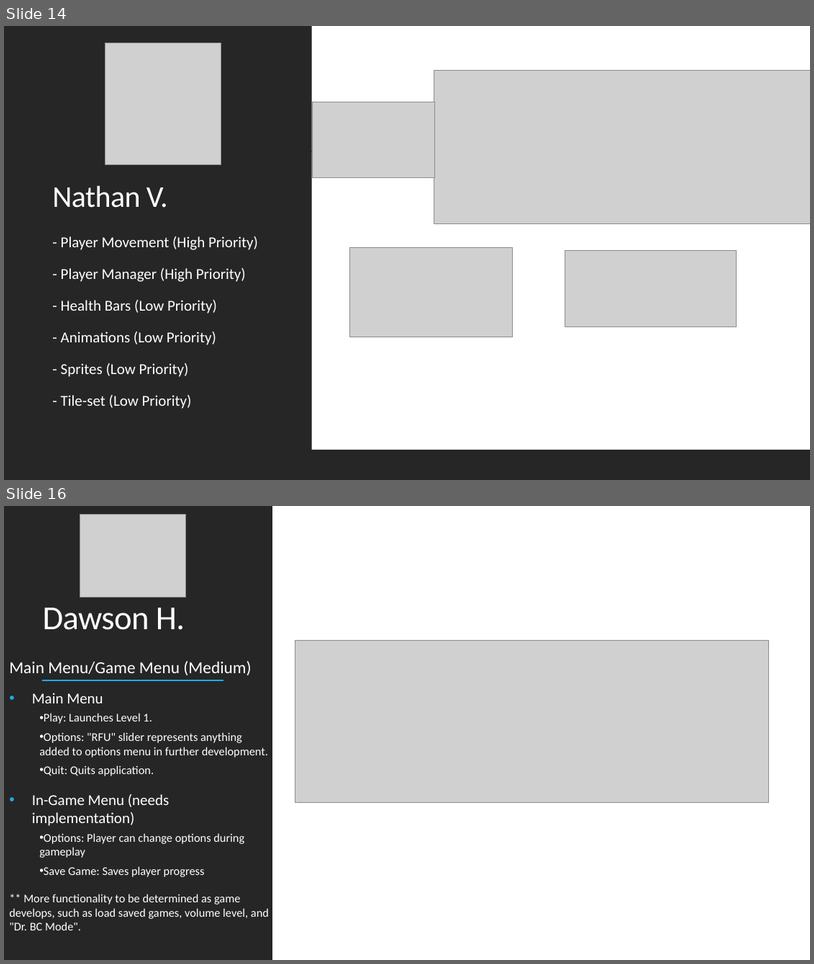
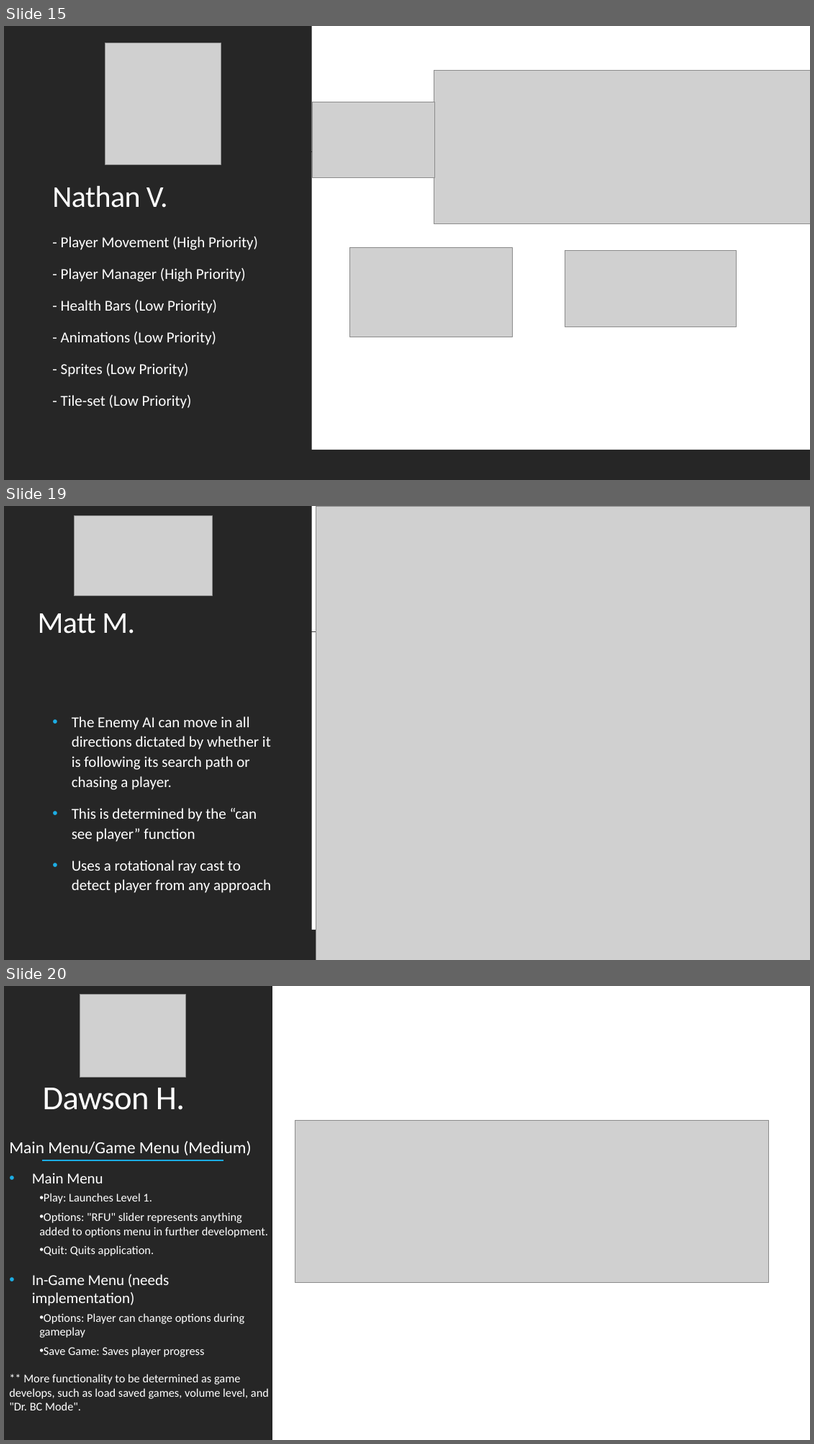
Before and after one commit to Room-4-Studios/Tower-of-Annihilation, a slide deck: docs/SA_Presentation.pptx. Shown one above the other, each under a label of ours: slides 14 and 16 before the commit, slides 15, 19 and 20 after it; the slides between them are not shown. The pictures are 814x964 and 814x1444 pixels, drawn with LibreOffice and Linux fonts; fonts in the diff are those of the drawing; grey boxes stand for pictures. Boxes give left, top, right and bottom in pixels: in the first picture for what was removed or moved away, otherwise in the second. Text is boxed around its words. In the diff, an @@ line names an element or a change of style, - is before the commit and + after.

```diff
--- a/docs/SA_Presentation.pptx
+++ b/docs/SA_Presentation.pptx
@@ slide 19 added at (4,506,810,960), background #FFFFFF; not listed: 3 template elements that a slide beside it also shows @@
@@ picture added at (74,515,213,595) @@
@@ picture added at (316,506,810,960) @@
@@ title added at (38,613,135,633), 36 pt, text #FFFFFF @@
+Matt M.
@@ text added at (72,716,271,893), 18 pt, text #FFFFFF @@
+• The Enemy AI can move in all directions dictated by whether it is following its search path or chasing a player.
+• This is determined by the “can see player” function
+• Uses a rotational ray cast to detect player from any approach
@@ what was slide 14 is now slide 15 @@
@@ what was slide 16 is now slide 20 @@
```
Also in this commit, not shown: 4 slides changed, 4 other slides added, 2 other files.
